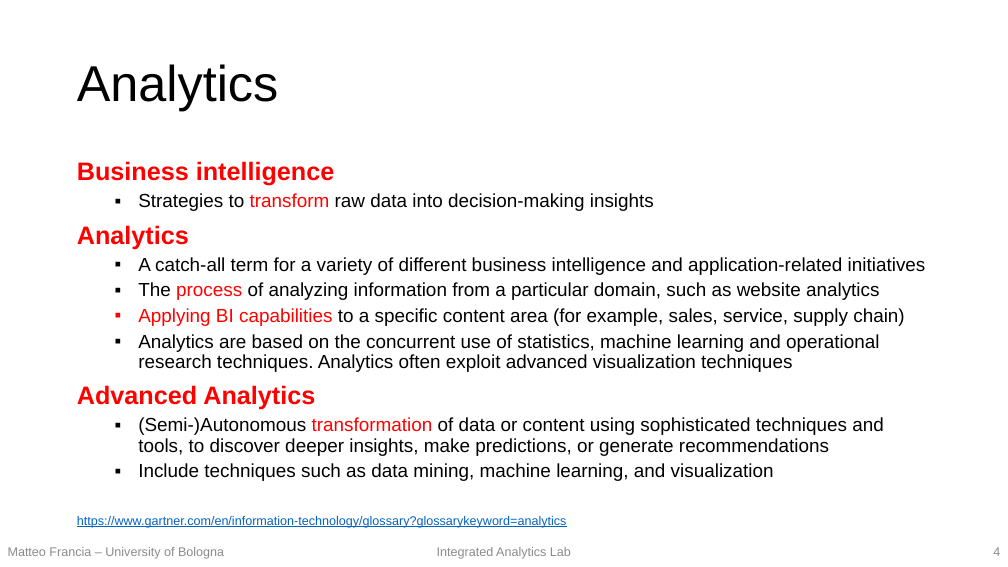
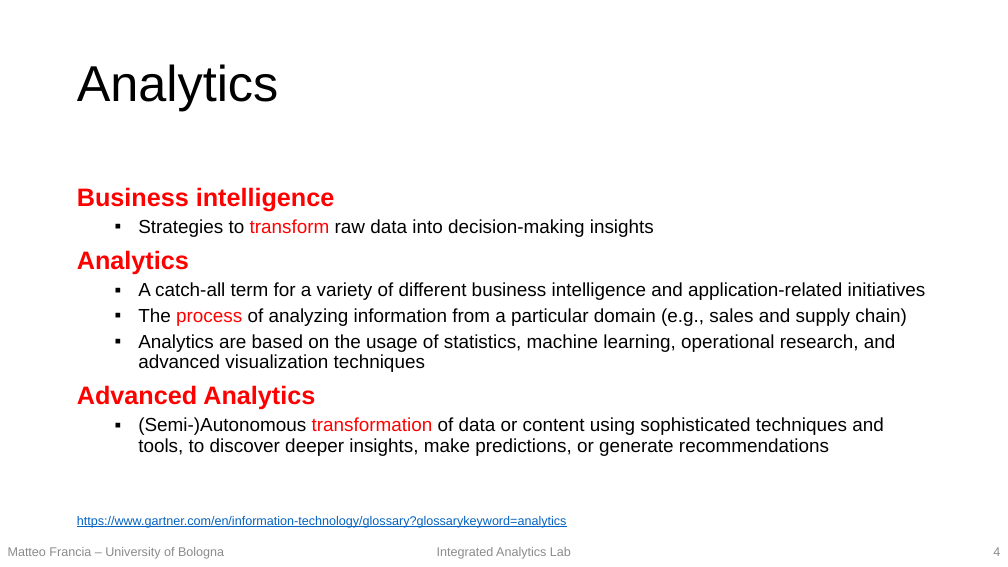
Before and after one commit to w4bo/teaching-handsondatapipelines, a slide deck: slide 4 of 00-slides.pptx. Drawn at 1008x567 pixels with LibreOffice and Linux fonts; fonts in the diff are those of the drawing. Boxes give left, top, right and bottom in pixels: in the first picture for what was removed or moved away, otherwise in the second. Text is boxed around its words. In the diff, an @@ line names an element or a change of style, - is before the commit and + after.

Commit message:
update slides

```diff
--- a/00-slides.pptx
+++ b/00-slides.pptx
@@ text at [138,308,906,372]: text changed @@
-  ▪ The process of analyzing information from a particular domain, such as website analytics
-  ▪ Applying BI capabilities to a specific content area (for example, sales, service, supply chain)
-  ▪ Analytics are based on the concurrent use of statistics, machine learning and operational research techniques. Analytics often exploit advanced visualization techniques
+  ▪ The process of analyzing information from a particular domain (e.g., sales and supply chain)
+  ▪ Analytics are based on the usage of statistics, machine learning, operational research, and advanced visualization techniques
@@ text at [138,463,774,481]: paragraph removed @@
-  ▪ Include techniques such as data mining, machine learning, and visualization
```
Also in this commit, not shown: 2 other slides changed.
